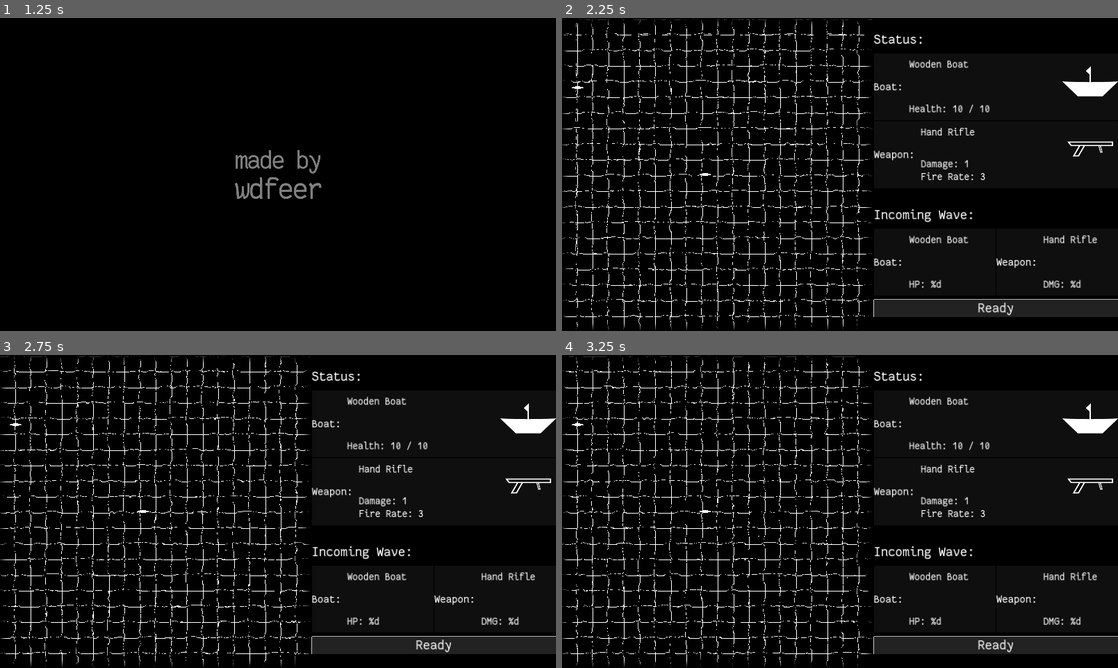
Above: before the commit, frames 1-4 (two rows, left to right).
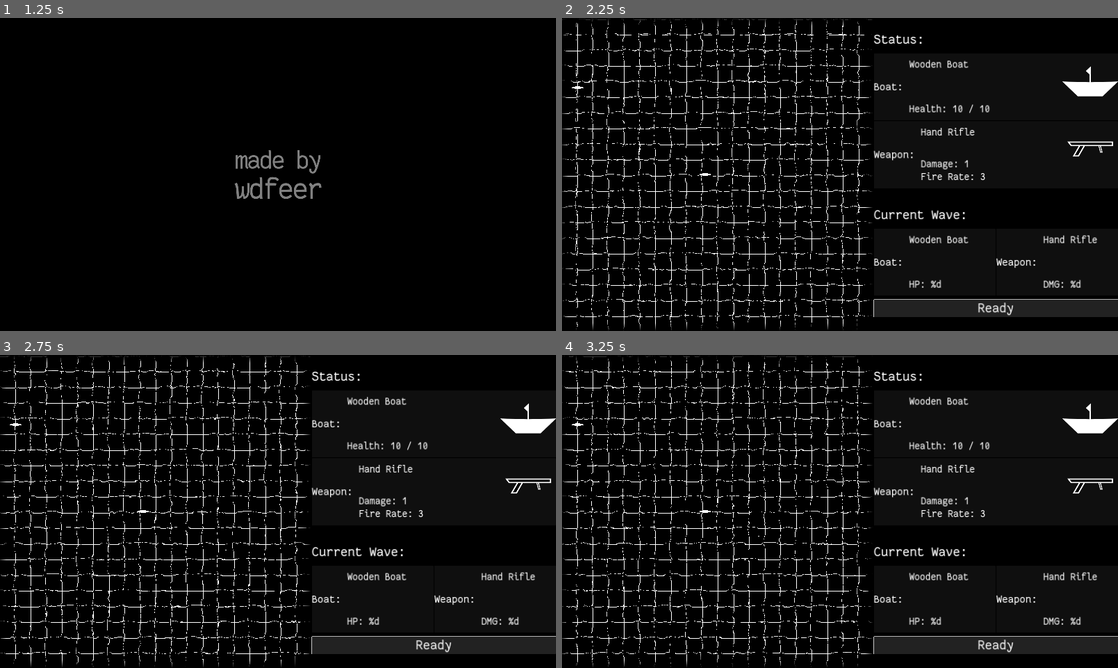
Above: after the commit, the same moments.

Repository: wdfeer/seabattle
Game: Godot game, scene res://src/splash.tscn
Same seed, same stepped clock (60 frames per second), same inputs: the game is played once before the commit and once after it.
Inputs (mouse positions are in pixels of both pictures, inside the frame that each line leads up to):
- Up to frame 1 (1.25 s): move the mouse to (400, 158) at 0.52 s; press the mouse at (400, 158) at 0.53 s; hold D (right) from 0.53 s (still down)
- Up to frame 2 (2.25 s): move the mouse to (728, 190) at 1.27 s; release D (right) at 1.28 s; release the mouse at (728, 190) at 1.28 s; hold S (down) 1.28-2 s; click (728, 190) at 1.35 s; click "Ready" at 2 s
- Up to frame 3 (2.75 s): no input
- Up to frame 4 (3.25 s): click "Ready" at 2.75 s

Frame 1 is identical in both runs. In frame 2, 0.3% of the frame differs, in the area x 56-74%, y 61-66%; in frame 3, 0.3%; in frame 4, 0.3%.

Commit message:
Update wave state continuity

Diff:
--- a/src/boats/boat.gd
+++ b/src/boats/boat.gd
@@ -14,7 +14,7 @@
 var hp: float = max_hp
 
 func hittable() -> bool:
-	return WaveGeneration.wave_state == WaveGeneration.WaveState.Ongoing
+	return Waves.wave_state == Waves.WaveState.Ongoing
 
 func damage(amount: float):
 	hp -= amount
--- a/src/boats/enemy_boat.tscn
+++ b/src/boats/enemy_boat.tscn
@@ -6,6 +6,10 @@
 
 [node name="EnemyBoat" node_paths=PackedStringArray("controller") instance=ExtResource("1_3b4u3")]
 team = 1
+max_hp = null
+proj_damage = null
+fire_rate = null
+proj_velocity = null
 controller = NodePath("EnemyController")
 
 [node name="Body" parent="." index="1" instance=ExtResource("2_46dti")]
--- a/src/game.tscn
+++ b/src/game.tscn
@@ -10,8 +10,9 @@
 [ext_resource type="Script" path="res://src/ui/player_info.gd" id="5_d67vo"]
 [ext_resource type="Texture2D" uid="uid://j8xlv7lnila1" path="res://assets/cursor.png" id="6_jg17q"]
 [ext_resource type="Texture2D" uid="uid://cg4ve0i6xc35h" path="res://assets/crosshair.png" id="7_cukow"]
-[ext_resource type="Script" path="res://src/static/wave_generation.gd" id="7_vtr08"]
+[ext_resource type="Script" path="res://src/static/waves.gd" id="7_vtr08"]
 [ext_resource type="PackedScene" uid="uid://cgvugn245jda7" path="res://src/boats/enemy_boat.tscn" id="8_mnest"]
+[ext_resource type="Script" path="res://src/ui/wave_info.gd" id="13_ipohm"]
 
 [sub_resource type="FastNoiseLite" id="FastNoiseLite_60mvc"]
 
@@ -67,7 +68,7 @@
 cursor = ExtResource("6_jg17q")
 crosshair = ExtResource("7_cukow")
 
-[node name="WaveGeneration" type="Node" parent="Sea"]
+[node name="Waves" type="Node" parent="Sea"]
 script = ExtResource("7_vtr08")
 enemy_boat_scene = ExtResource("8_mnest")
 
@@ -236,8 +237,10 @@
 custom_minimum_size = Vector2(0, 20)
 layout_mode = 2
 
-[node name="WaveInfo" type="VBoxContainer" parent="UI"]
-layout_mode = 2
+[node name="WaveInfo" type="VBoxContainer" parent="UI" node_paths=PackedStringArray("title")]
+layout_mode = 2
+script = ExtResource("13_ipohm")
+title = NodePath("../WaveLabel")
 
 [node name="HBoxContainer" type="HBoxContainer" parent="UI/WaveInfo"]
 layout_mode = 2
@@ -342,4 +345,4 @@
 
 [connection signal="mouse_entered" from="Sea" to="Sea/Crosshair" method="_on_sea_mouse_entered"]
 [connection signal="mouse_exited" from="Sea" to="Sea/Crosshair" method="_on_sea_mouse_exited"]
-[connection signal="pressed" from="UI/WaveInfo/ReadyButton" to="Sea/WaveGeneration" method="start_wave"]
+[connection signal="pressed" from="UI/WaveInfo/ReadyButton" to="Sea/Waves" method="start_wave"]
--- a/src/static/wave_generation.gd
+++ b/src/static/waves.gd
@@ -1,13 +1,20 @@
-class_name WaveGeneration
+class_name Waves
 extends Node
 
 @export var enemy_boat_scene: PackedScene
 
-static var instance: WaveGeneration
+static var instance: Waves
+
 func _ready() -> void:
 	instance = self
-	if get_preview_enemies().is_empty():
-		create_wave_preview.call_deferred()
+
+func _process(delta: float) -> void:
+	var enemies = get_enemies()
+	if enemies.is_empty():
+		create_wave_preview()
+		wave_state = WaveState.Waiting
+	elif enemies.any(func(b): return !b.controller.preview):
+		wave_state = WaveState.Ongoing
 
 static var wave_counter: int = 0
 static var wave_state: WaveState = WaveState.Waiting
@@ -18,9 +25,11 @@
 
 	boat.position = Vector2(80, 80).lerp(Vector2(80, 1360), randf())
 
+static func get_enemies() -> Array:
+	return instance.get_tree().get_nodes_in_group("boats").filter(func(b):
+		return b.controller is EnemyController)
 static func get_preview_enemies() -> Array:
-	return instance.get_tree().get_nodes_in_group("boats").filter(func(b):
-		return b.controller is EnemyController and b.controller.preview)
+	return get_enemies().filter(func(b): return b.controller.preview)
 
 static func start_wave():
 	var previews = get_preview_enemies()
--- /dev/null
+++ b/src/ui/wave_info.gd
@@ -0,0 +1,9 @@
+extends VBoxContainer
+
+@export var title: Label
+
+func _process(delta: float) -> void:
+	if Waves.wave_state == Waves.WaveState.Waiting:
+		title.text = "Incoming Wave:"
+	else:
+		title.text = "Current Wave:"
Not shown: 1 places in src/game.tscn that only renumber resources
